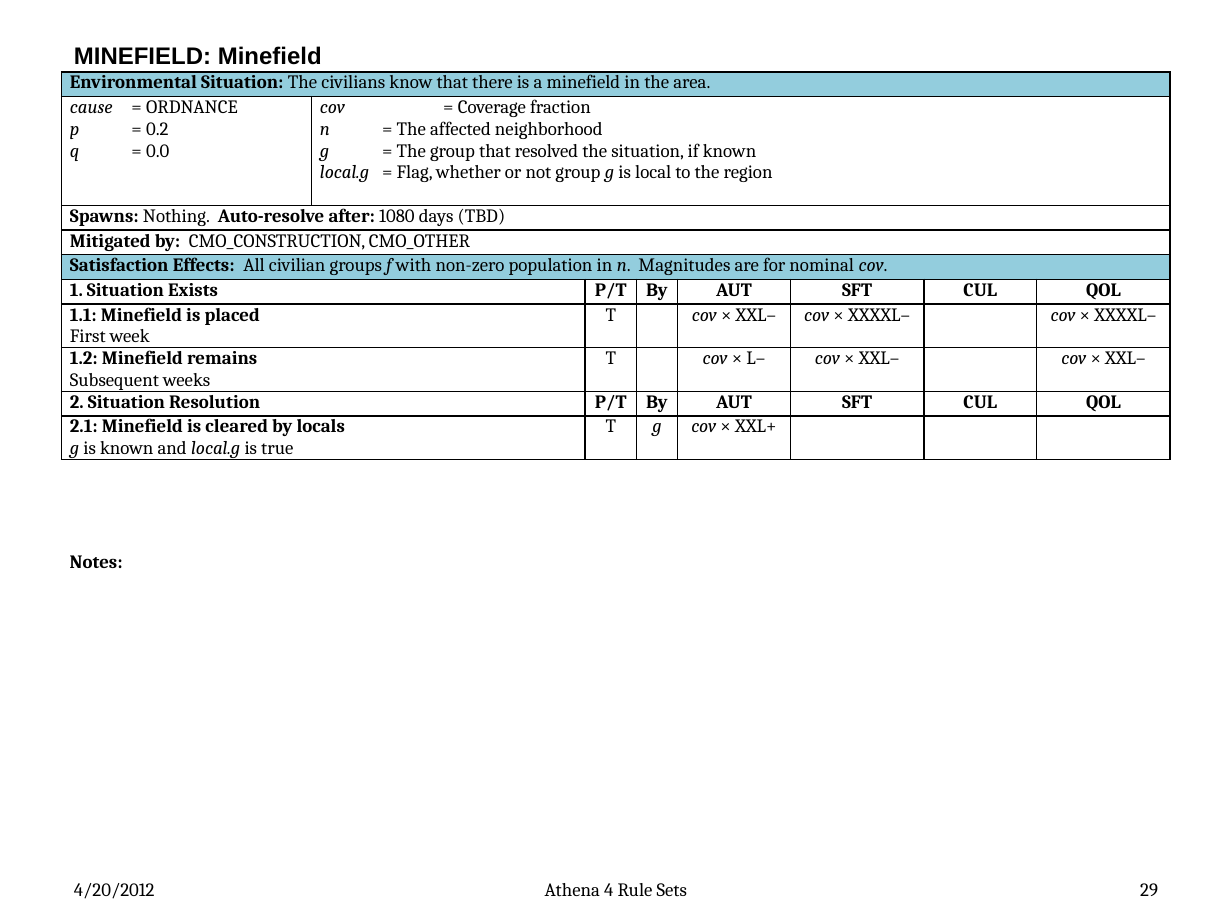
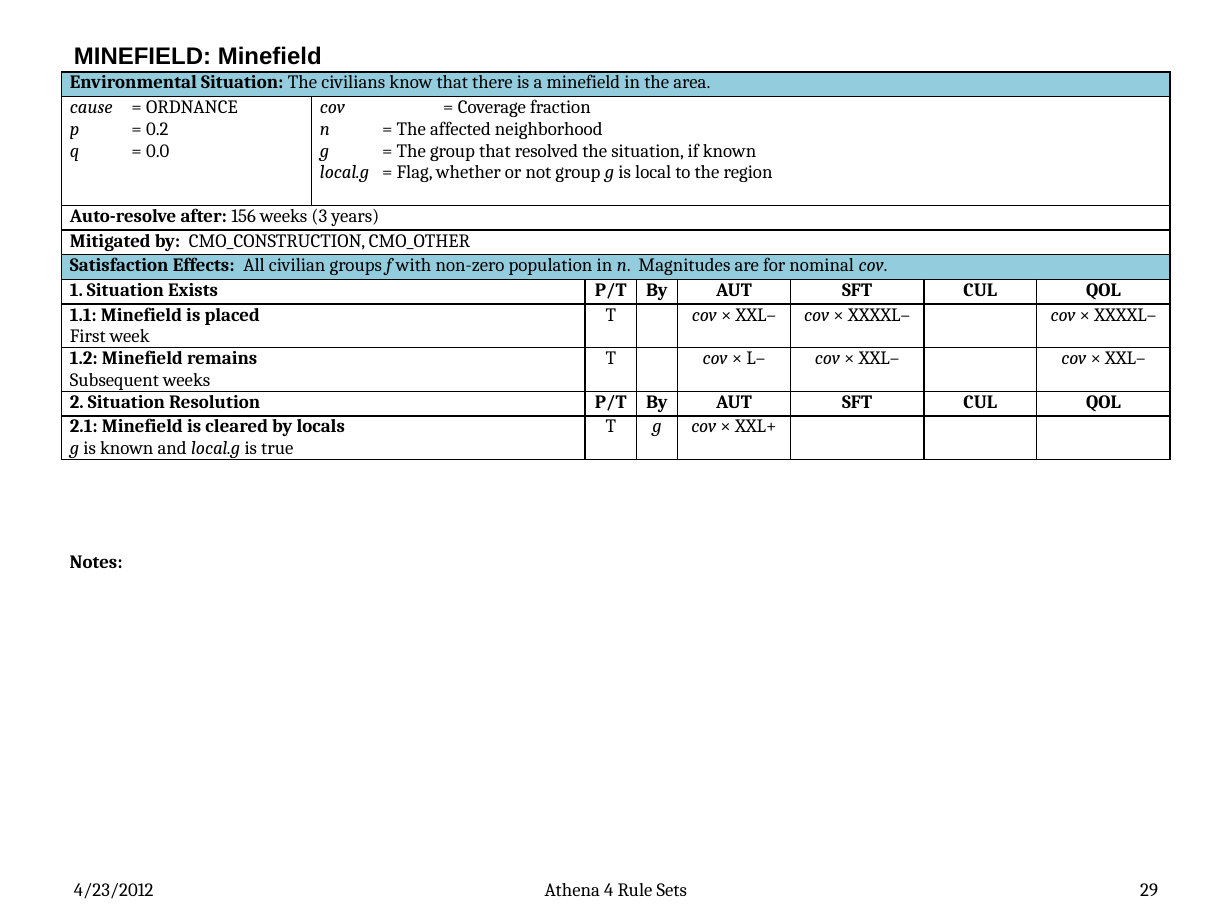
Before and after one commit to AthenaModel/athena-legacy, a slide deck: slide 29 of docs/dev/rules.pptx. Drawn at 1232x924 pixels with LibreOffice and Linux fonts; fonts in the diff are those of the drawing. Boxes give left, top, right and bottom in pixels: in the first picture for what was removed or moved away, otherwise in the second. Text is boxed around its words. In the diff, an @@ line names an element or a change of style, - is before the commit and + after.

Commit message:
Fixed Bug #{3390}
1) Removed all ensit spawn code, including the parmdb(5) parameters.

2) Updated the generic situation code to get "ts" from the situation-type,
   so that ensit(sim) can set ts to the time of assessment.

3) Updated the test suite.

4) Updates the rules document.

```diff
--- a/docs/dev/rules.pptx
+++ b/docs/dev/rules.pptx
@@ table at [62,71,1170,468] @@
-row 3, column 1: Spawns: Nothing. Auto-resolve after: 1080 days (TBD)
+row 3, column 1: Auto-resolve after: 156 weeks (3 years)
@@ text at [74,883,154,899]: text changed @@
-4/20/2012
+4/23/2012
```
Also in this commit, not shown: 75 other slides changed, 7 other files.
